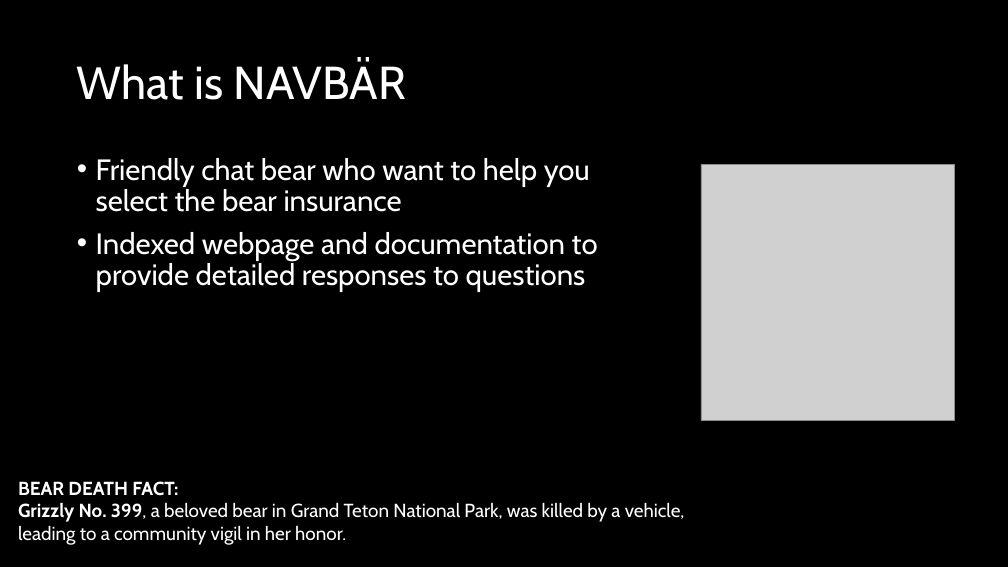
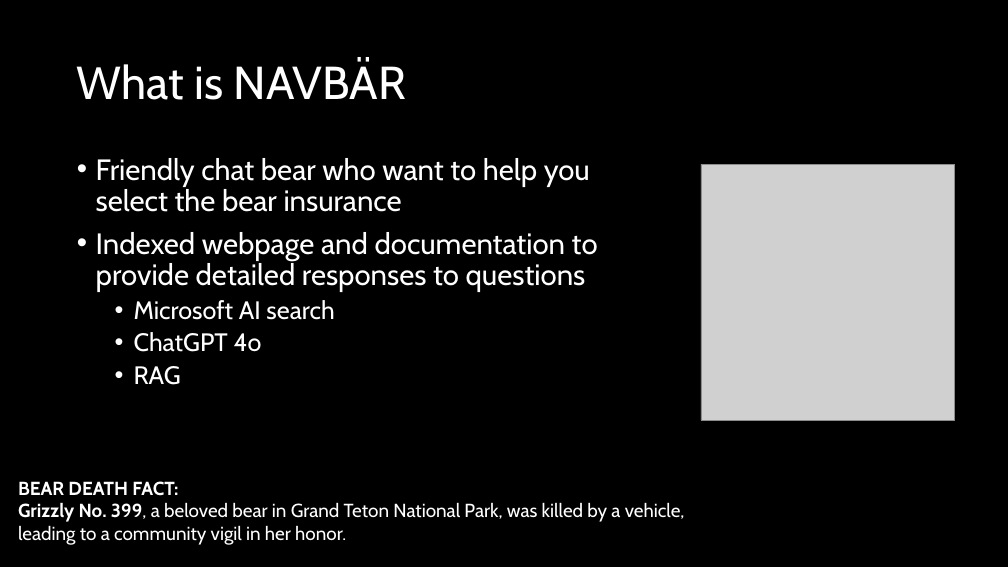
Before and after one commit to snophey/baselhack_2024, a slide deck: slide 5 of assets/presentation/ChatAVR.pptx. Drawn at 1008x567 pixels with LibreOffice and Linux fonts; fonts in the diff are those of the drawing; grey boxes stand for pictures. Boxes give left, top, right and bottom in pixels: in the first picture for what was removed or moved away, otherwise in the second. Text is boxed around its words. In the diff, an @@ line names an element or a change of style, - is before the commit and + after.

```diff
--- a/assets/presentation/ChatAVR.pptx
+++ b/assets/presentation/ChatAVR.pptx
@@ text at <box>134,300,334,385</box>: paragraphs added @@
+  • Microsoft AI search
+  • ChatGPT 4o
+  • RAG
```
Also in this commit, not shown: 2 other slides changed, 2 other files.
